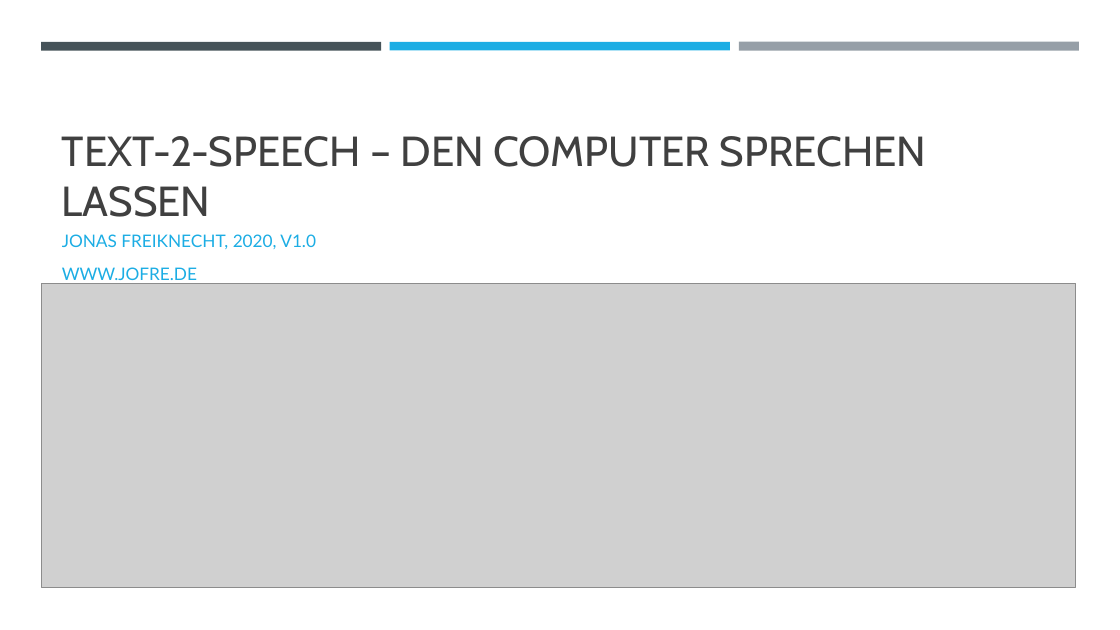
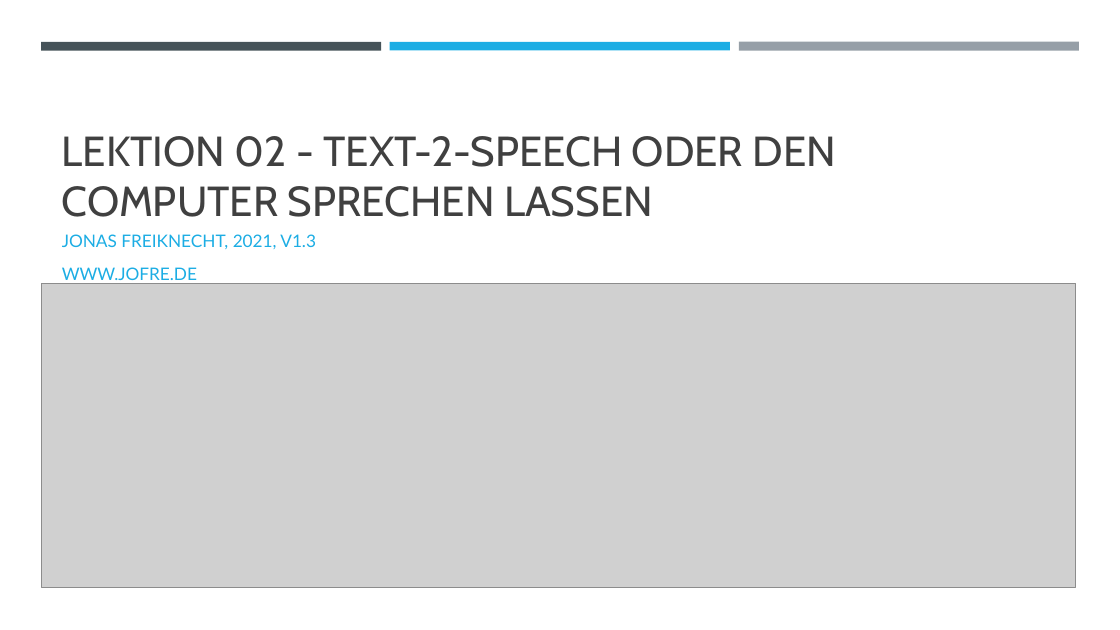
Before and after one commit to padmalcom/AISpeechAssistant, a slide deck: slide 1 of slides/02_a_Text-2-Speech.pptx. Drawn at 1120x630 pixels with LibreOffice and Linux fonts; fonts in the diff are those of the drawing; grey boxes stand for pictures. Boxes give left, top, right and bottom in pixels: in the first picture for what was removed or moved away, otherwise in the second. Text is boxed around its words. In the diff, an @@ line names an element or a change of style, - is before the commit and + after.

```diff
--- a/slides/02_a_Text-2-Speech.pptx
+++ b/slides/02_a_Text-2-Speech.pptx
@@ title at box(62, 136, 836, 217): text changed @@
-TEXT-2-SPEECH – DEN COMPUTER SPRECHEN LASSEN
+LEKTION 02 - TEXT-2-SPEECH ODER DEN COMPUTER SPRECHEN LASSEN
@@ subtitle at box(62, 234, 316, 249): text changed @@
-JONAS FREIKNECHT, 2020, V1.0
+JONAS FREIKNECHT, 2021, V1.3
```
Also in this commit, not shown: 3 other slides changed, 15 other files.
